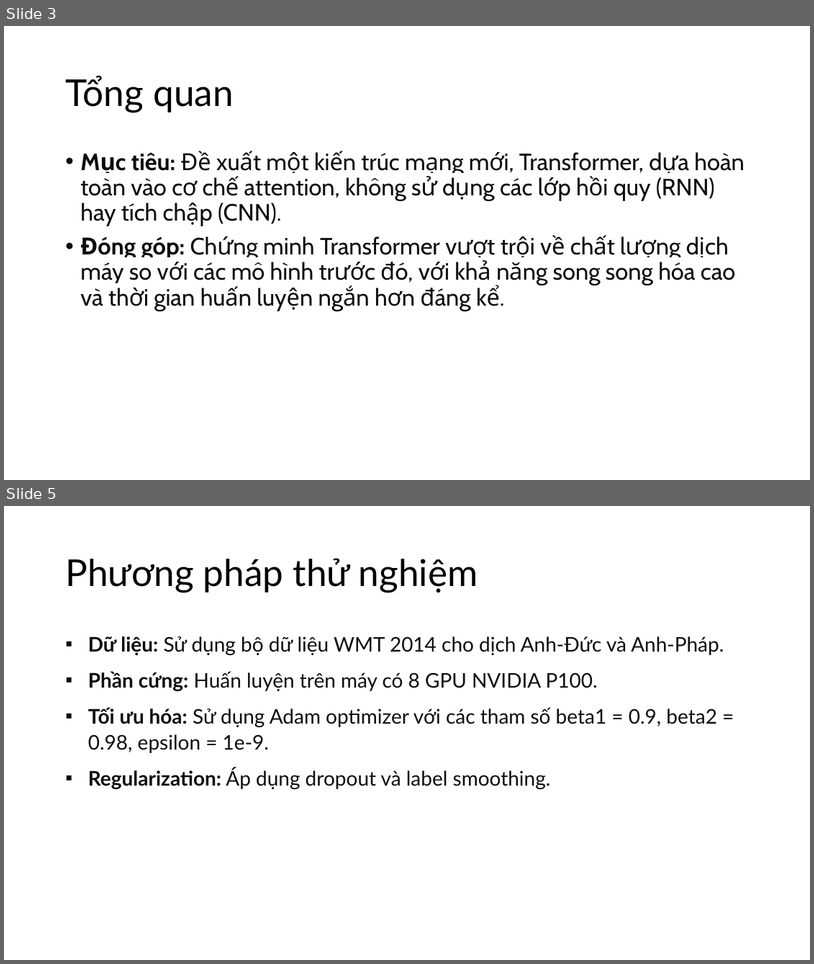
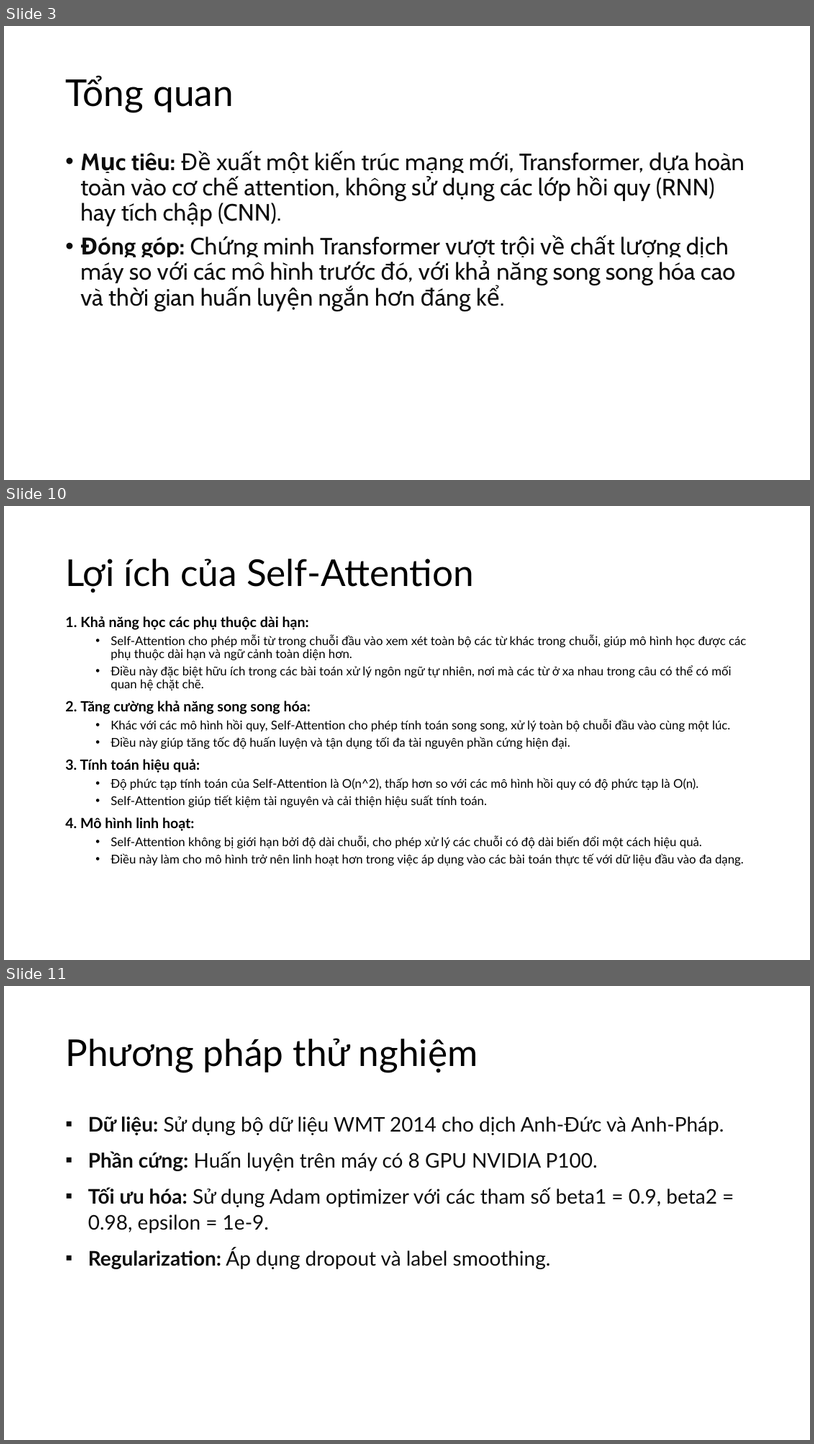
Before and after one commit to thanhtai9606/lab-master, a slide deck: lab/all you need/Attention Is All You Need.pptx. Shown one above the other, each under a label of ours: slides 3 and 5 before the commit, slides 3, 10 and 11 after it; the slides between them are not shown. The pictures are 814x964 and 814x1444 pixels, drawn with LibreOffice and Linux fonts; fonts in the diff are those of the drawing. Boxes give left, top, right and bottom in pixels: in the first picture for what was removed or moved away, otherwise in the second. Text is boxed around its words. In the diff, an @@ line names an element or a change of style, - is before the commit and + after.

```diff
--- a/lab/all you need/Attention Is All You Need.pptx
+++ b/lab/all you need/Attention Is All You Need.pptx
@@ slide 10 added at (x1=4, y1=506, x2=810, y2=960), background #FFFFFF @@
@@ title added at (x1=65, y1=559, x2=474, y2=592), 44 pt, text #000000 @@
+Lợi ích của Self-Attention
@@ text added at (x1=65, y1=616, x2=746, y2=865), 14.4 pt, text #000000 @@
+1. Khả năng học các phụ thuộc dài hạn:
+  • Self-Attention cho phép mỗi từ trong chuỗi đầu vào xem xét toàn bộ các từ khác trong chuỗi, giúp mô hình học được các phụ thuộc dài hạn và ngữ cảnh toàn diện hơn.
+  • Điều này đặc biệt hữu ích trong các bài toán xử lý ngôn ngữ tự nhiên, nơi mà các từ ở xa nhau trong câu có thể có mối quan hệ chặt chẽ.
+2. Tăng cường khả năng song song hóa:
+  • Khác với các mô hình hồi quy, Self-Attention cho phép tính toán song song, xử lý toàn bộ chuỗi đầu vào cùng một lúc.
+  • Điều này giúp tăng tốc độ huấn luyện và tận dụng tối đa tài nguyên phần cứng hiện đại.
+3. Tính toán hiệu quả:
+  • Độ phức tạp tính toán của Self-Attention là O(n^2), thấp hơn so với các mô hình hồi quy có độ phức tạp là O(n).
+  • Self-Attention giúp tiết kiệm tài nguyên và cải thiện hiệu suất tính toán.
+4. Mô hình linh hoạt:
+  • Self-Attention không bị giới hạn bởi độ dài chuỗi, cho phép xử lý các chuỗi có độ dài biến đổi một cách hiệu quả.
+  • Điều này làm cho mô hình trở nên linh hoạt hơn trong việc áp dụng vào các bài toán thực tế với dữ liệu đầu vào đa dạng.
@@ what was slide 5 is now slide 11 @@
```
Also in this commit, not shown: 1 slide changed, 5 other slides added, 2 other files.
